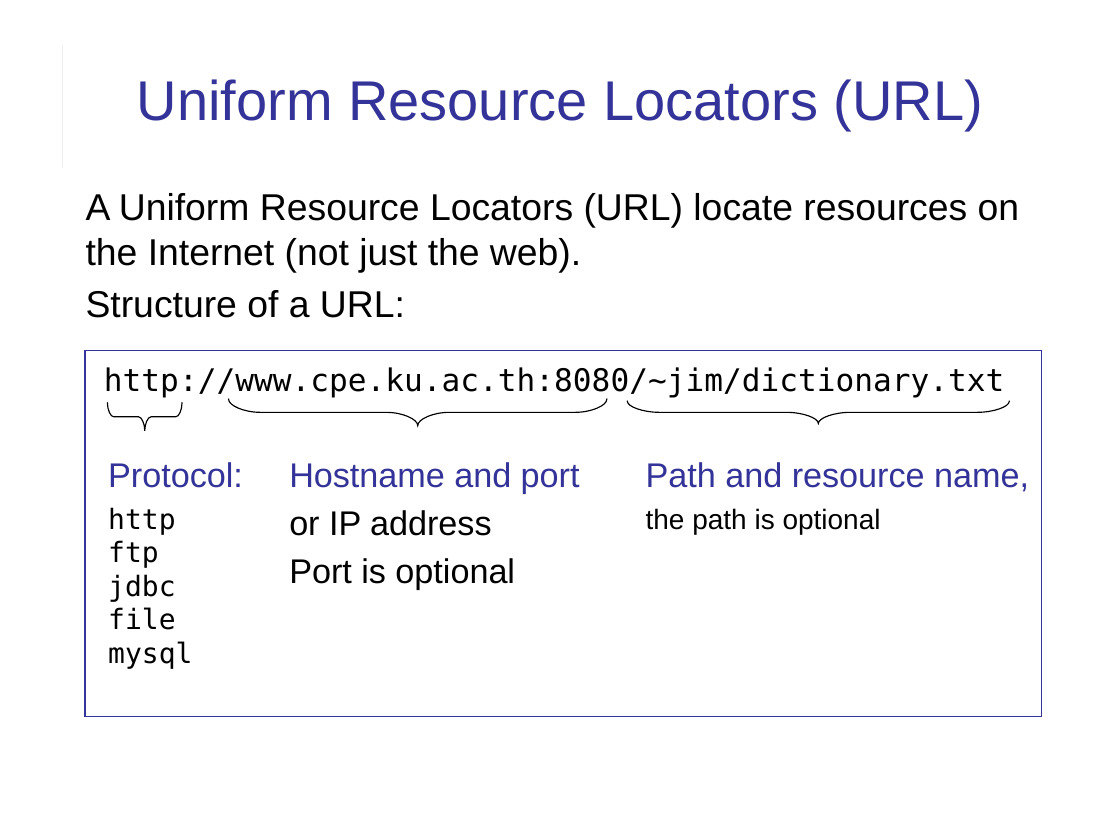
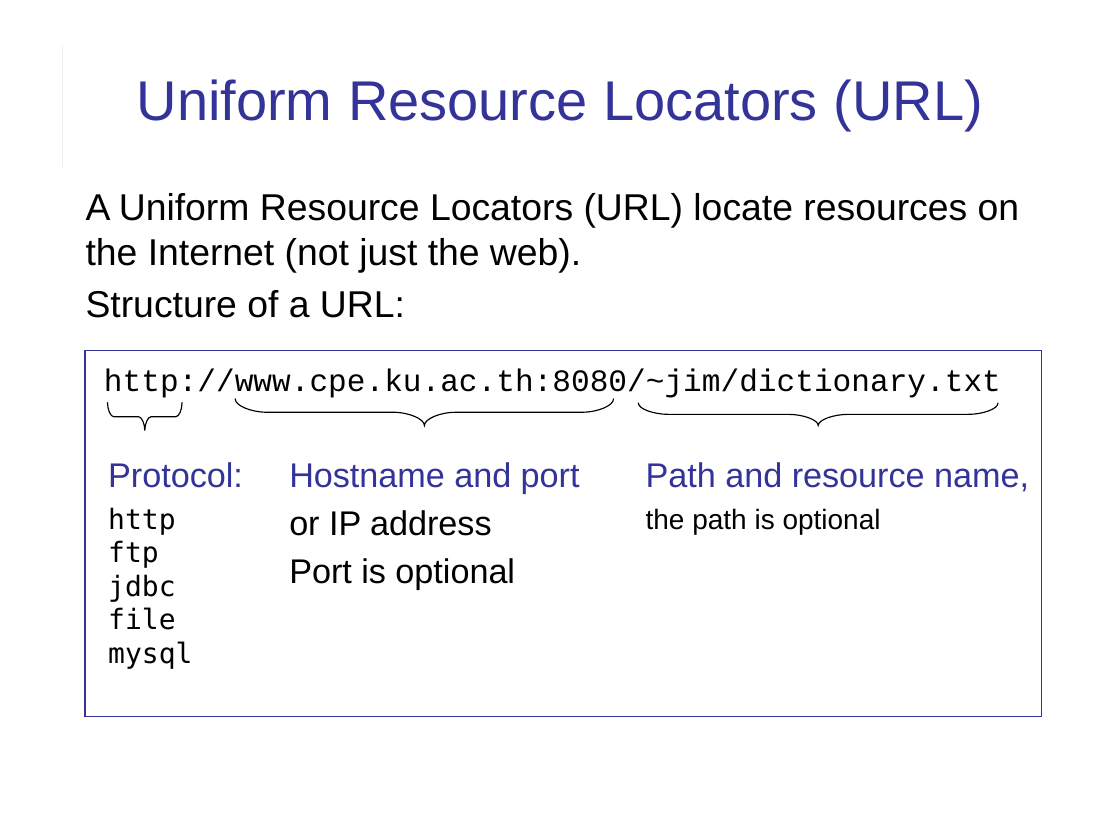
Before and after one commit to cpske/ISP, a slide deck: slide 36 of web/HTTP.pptx. Drawn at 1120x840 pixels with LibreOffice and Linux fonts; fonts in the diff are those of the drawing. Boxes give left, top, right and bottom in pixels: in the first picture for what was removed or moved away, otherwise in the second. Text is boxed around its words. In the diff, an @@ line names an element or a change of style, - is before the commit and + after.

```diff
--- a/web/HTTP.pptx
+++ b/web/HTTP.pptx
@@ free "http://www.cpe.ku.ac.th:8080/~jim/dictionary.txt" at (93, 355, 1045, 403): font DejaVu Sans Mono to Courier New @@
@@ freeform shape: place and size @@
-freeform shape at (228, 399, 607, 426)
+freeform shape at (235, 399, 614, 426)
@@ freeform shape: place and size @@
-freeform shape at (628, 402, 1010, 424)
+freeform shape at (639, 404, 998, 426)
```
Also in this commit, not shown: 18 other slides changed, 9 other files.
